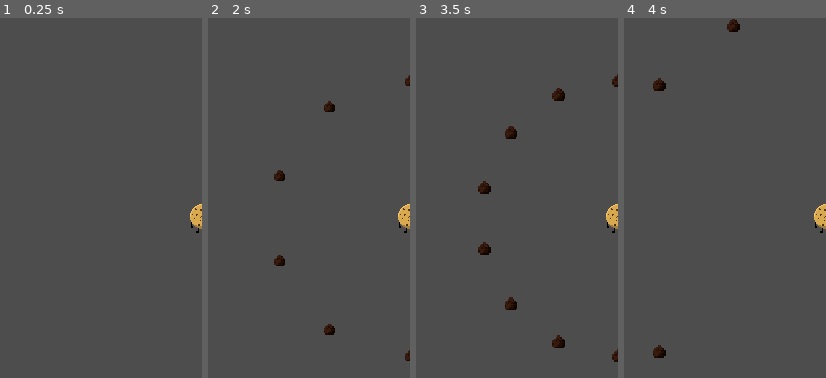
Above: before the commit, frames 1-4 (left to right).
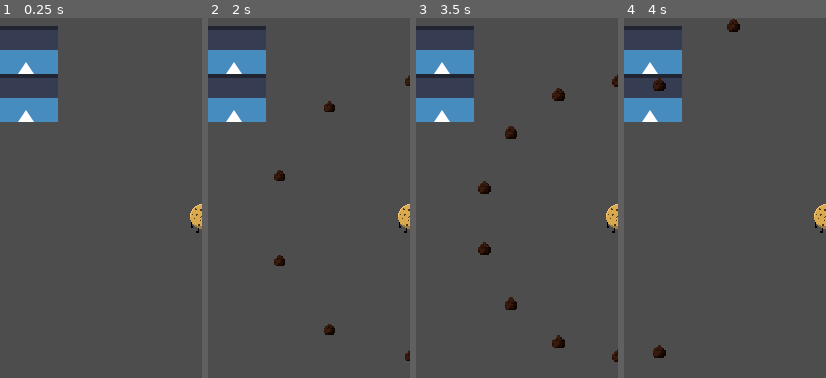
Above: after the commit, the same moments.

Repository: EightLimbed/Tasty-Terminator
Game: Godot game, scene res://Game/Game.tscn
Same seed, same stepped clock (60 frames per second), same inputs: the game is played once before the commit and once after it. The engine's default icon, where the game draws it, is replaced by a stand-in: a white triangle on a blue panel in a dark square.
Inputs (mouse positions are % of the whole screen's width and height, from its top left):
- Up to frame 1 (0.25 s): no input
- Up to frame 2 (2 s): tap Enter (ui_accept) at 0.5, 0.77, 1.25, 1.52 s; move the mouse to (72, 45) at 0.52 s; hold Right (ui_right) 0.53-1.28 s; move the mouse to (30, 55) at 1.27 s; hold Down (ui_down) from 1.28 s (still down)
- Up to frame 3 (3.5 s): move the mouse to (60, 28) at 2.02 s; release Down (ui_down) at 2.03 s; hold Right (ui_right) 2.03-2.78 s; tap Enter (ui_accept) at 2.75, 3.02 s; move the mouse to (45, 70) at 2.77 s; hold Up (ui_up) from 2.78 s (still down)
- Up to frame 4 (4 s): move the mouse to (80, 65) at 3.52 s; release Up (ui_up) at 3.53 s; hold Left (ui_left) from 3.53 s (still down); tap Enter (ui_accept) at 3.77 s
The pictures show only the part of the screen within x 0-50%, y 22-72%; the shares and areas given below are measured in that part.

The runs differ from the first frame. In frame 1, 4.5% of the frame differs, in the area x 0-29%, y 2-29%; in frame 2, 4.5%; in frame 3, 4.5%; in frame 4, 4.5%.

Commit message:
started to get sizes but they still not working properly

Diff:
--- a/World/World.gd
+++ b/World/World.gd
@@ -56,17 +56,28 @@
 	buildings.clear()
 	for x in size.x:
 		for y in size.y:
-			random.seed = hash('x,y')
-			random.state = state
 			var updated_pos = buildings.local_to_map(pos)-size/2+Vector2i(x,y)
-			var surrounding : Array[Vector2i] = [updated_pos+Vector2i(1,0),
-											updated_pos+Vector2i(-1,0),
-											updated_pos+Vector2i(0,-1),
-											updated_pos+Vector2i(0,1)]
+			var directions : Array[Vector2i] = [Vector2i(1,0),
+											Vector2i(-1,0),
+											Vector2i(0,1),
+											Vector2i(0,-1)]
 
+			random.seed = hash(updated_pos)
+
+			var build_size = Vector2i(2,2)
 			if not roads_cache.has(updated_pos):
-					if roads_cache.has(surrounding[0]) or roads_cache.has(surrounding [1]) or roads_cache.has(surrounding [2]) or roads_cache.has(surrounding [3]):
+				for d in len(directions):
+					if roads_cache.has(updated_pos +directions[d]):
 
-						if random.randi_range(0,10) >5:
+						if random.randi_range(0,10) ==10:
 
-							buildings.set_cell(updated_pos, 0, Vector2i(0,0))
+								for i in build_size.x:
+									for j in build_size.y:
+										if d < 2:
+											i *= -directions[d].x
+										if d >1:
+											j *= -directions[d].y
+
+										#if not roads_cache.has(updated_pos+ Vector2i(i,j) ):
+										buildings.set_cell(updated_pos + Vector2i(i,j), 0, Vector2i(1,0))
+								buildings.set_cell(updated_pos, 0, Vector2i(0,0))
--- a/World/World.tscn
+++ b/World/World.tscn
@@ -25,6 +25,7 @@
 texture = ExtResource("3_or72b")
 texture_region_size = Vector2i(48, 48)
 0:0/0 = 0
+1:0/0 = 0
 
 [sub_resource type="TileSet" id="TileSet_nrngr"]
 tile_size = Vector2i(48, 48)
